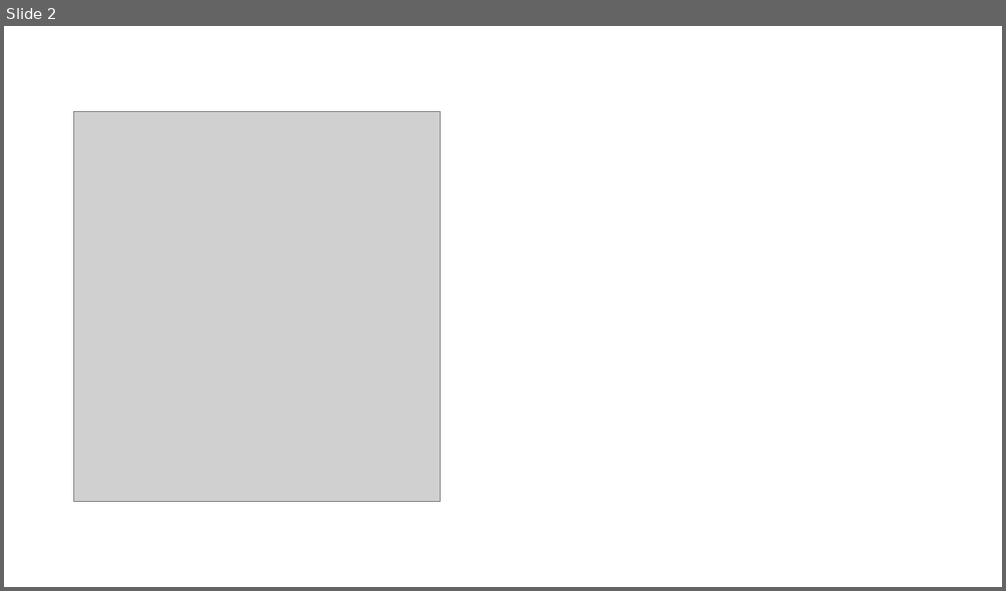
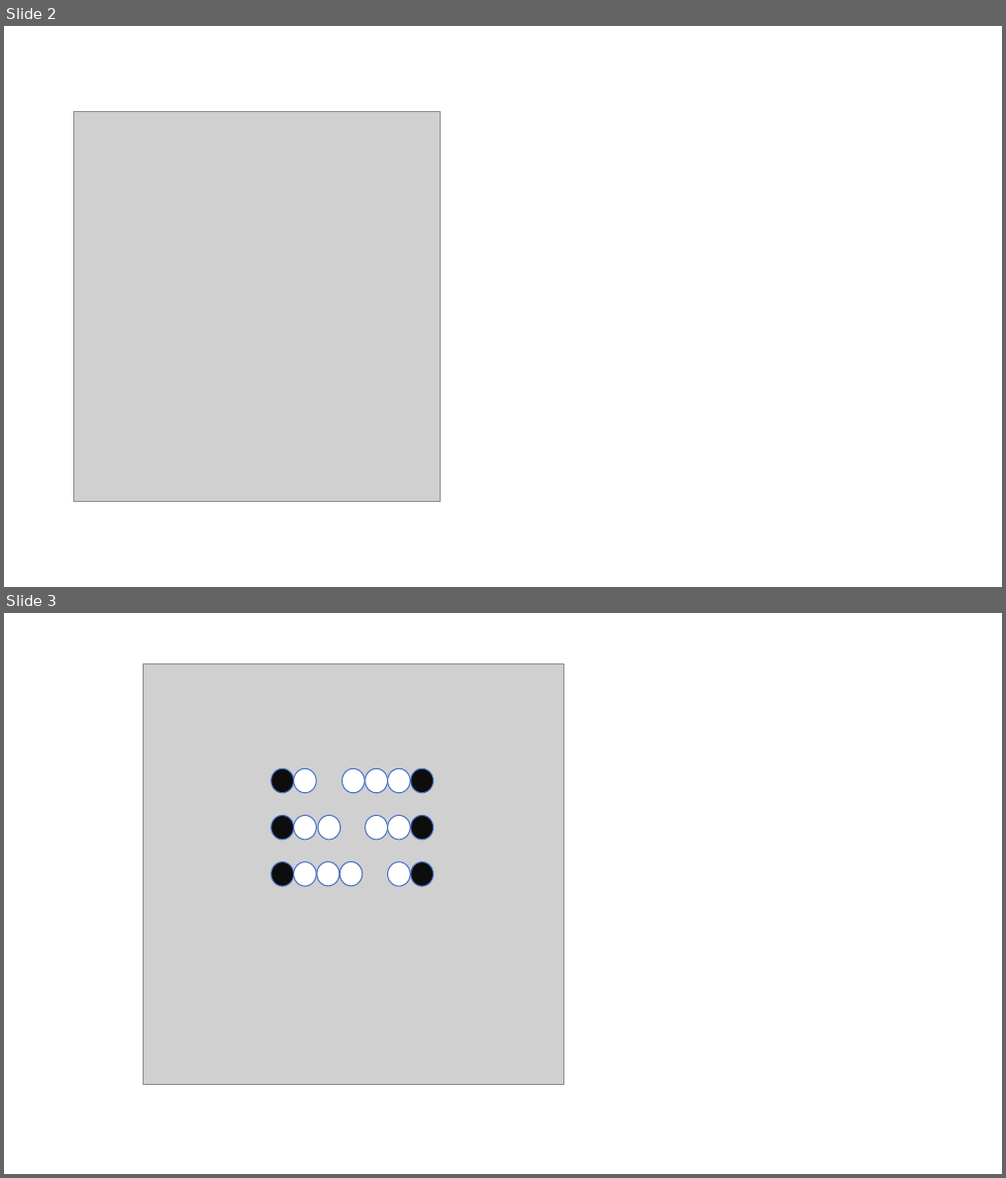
Before and after one commit to ChanJun-Park/AI_Gomoku_Homework, a slide deck: 평가함수 설정.pptx. Shown one above the other, each under a label of ours: slide 2 before the commit, slides 2 and 3 after it. The pictures are 1006x591 and 1006x1178 pixels, drawn with LibreOffice and Linux fonts; fonts in the diff are those of the drawing; grey boxes stand for pictures. Boxes give left, top, right and bottom in pixels: in the first picture for what was removed or moved away, otherwise in the second. Text is boxed around its words. In the diff, an @@ line names an element or a change of style, - is before the commit and + after.

```diff
--- a/평가함수 설정.pptx
+++ b/평가함수 설정.pptx
@@ slide 3 added at <box>4,613,1002,1174</box>, background #FFFFFF @@
@@ picture added at <box>143,663,563,1084</box> @@
@@ ellipse added at <box>271,768,294,792</box>, fill #0D0D0D, outline #4472C4 1 pt @@
@@ ellipse added at <box>294,768,316,792</box>, fill #FFFFFF, outline #4472C4 1 pt @@
@@ ellipse added at <box>343,768,364,792</box>, fill #FFFFFF, outline #4472C4 1 pt @@
@@ ellipse added at <box>364,768,387,792</box>, fill #FFFFFF, outline #4472C4 1 pt @@
@@ ellipse added at <box>388,768,411,792</box>, fill #FFFFFF, outline #4472C4 1 pt @@
@@ ellipse added at <box>411,768,433,792</box>, fill #0D0D0D, outline #4472C4 1 pt @@
@@ ellipse added at <box>271,815,294,839</box>, fill #0D0D0D, outline #4472C4 1 pt @@
@@ ellipse added at <box>294,815,316,839</box>, fill #FFFFFF, outline #4472C4 1 pt @@
@@ ellipse added at <box>318,815,341,839</box>, fill #FFFFFF, outline #4472C4 1 pt @@
@@ ellipse added at <box>364,815,387,839</box>, fill #FFFFFF, outline #4472C4 1 pt @@
@@ ellipse added at <box>388,815,411,839</box>, fill #FFFFFF, outline #4472C4 1 pt @@
@@ ellipse added at <box>411,815,433,839</box>, fill #0D0D0D, outline #4472C4 1 pt @@
@@ ellipse added at <box>271,862,294,886</box>, fill #0D0D0D, outline #4472C4 1 pt @@
@@ ellipse added at <box>294,862,316,886</box>, fill #FFFFFF, outline #4472C4 1 pt @@
@@ ellipse added at <box>317,862,340,886</box>, fill #FFFFFF, outline #4472C4 1 pt @@
@@ ellipse added at <box>341,862,362,886</box>, fill #FFFFFF, outline #4472C4 1 pt @@
@@ ellipse added at <box>388,862,411,886</box>, fill #FFFFFF, outline #4472C4 1 pt @@
@@ ellipse added at <box>411,862,433,886</box>, fill #0D0D0D, outline #4472C4 1 pt @@
```
Also in this commit, not shown: 2 other slides added, 4 other files.
